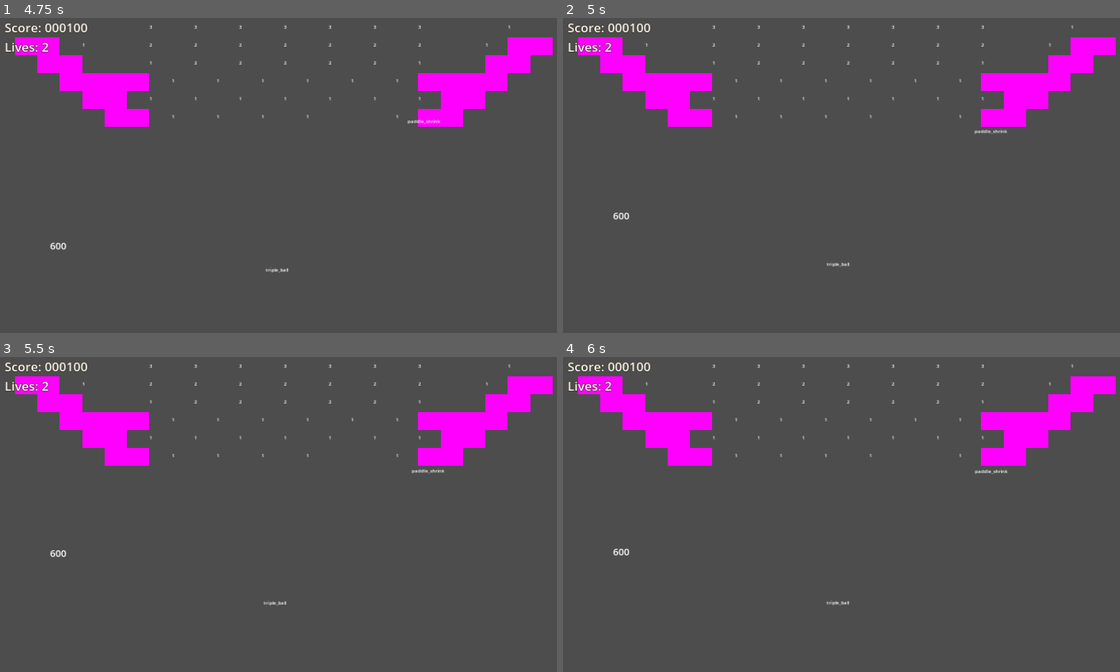
Above: before the commit, frames 1-4 (two rows, left to right).
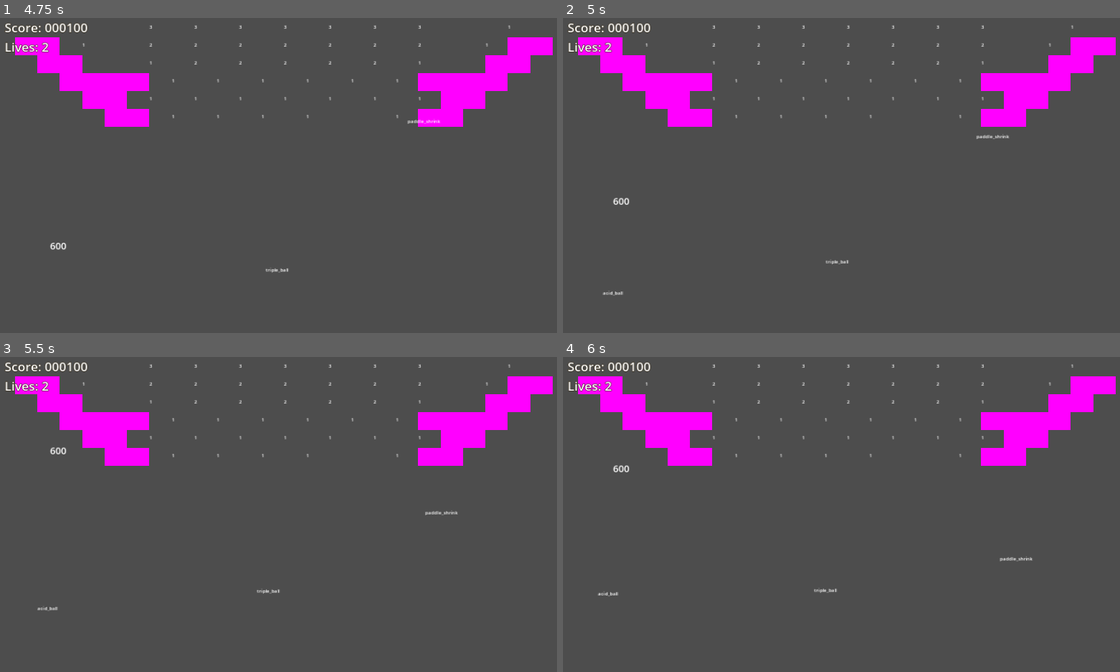
Above: after the commit, the same moments.

Repository: O-39889/brickout
Game: Godot game, scene res://scenes/main_level.tscn
Same seed, same stepped clock (60 frames per second), same inputs: the game is played once before the commit and once after it.
Inputs (mouse positions are in pixels of both pictures, inside the frame that each line leads up to):
- Up to frame 1 (4.75 s): tap Enter at 0.5 s; move the mouse to (317, 169) at 0.52 s; click (317, 169) at 0.67 s; move the mouse to (256, 172) at 1.27 s; click (256, 172) at 1.42 s; move the mouse to (300, 166) at 2.02 s; click (300, 166) at 2.17 s; move the mouse to (278, 175) at 2.77 s; click (278, 175) at 2.92 s; move the mouse to (328, 175) at 3.52 s; click (328, 175) at 3.67 s; tap F2 (debug_2) at 4.15 s; move the mouse to (239, 169) at 4.27 s; click (239, 169) at 4.42 s
- Up to frame 2 (5 s): tap F3 (debug_3) at 4.9 s
- Up to frame 3 (5.5 s): move the mouse to (289, 511) at 5.02 s; click (289, 511) at 5.17 s
- Up to frame 4 (6 s): move the mouse to (824, 505) at 5.77 s; click (824, 505) at 5.92 s

Frame 1 is identical in both runs. In frame 2, 0.3% of the frame differs, in the area x 7-81%, y 35-89%; in frame 3, 0.3%, in the area x 6-83%, y 28-81%; in frame 4, 0.3%.

Commit message:
Move the acid timer thing to the BallComponent???

Diff:
--- a/scenes/level.tscn
+++ b/scenes/level.tscn
@@ -5,12 +5,6 @@
 
 [node name="Level" type="Node2D"]
 script = ExtResource("1_uhvnp")
-
-[node name="Timers" type="Node" parent="."]
-
-[node name="AcidTimer" type="Timer" parent="Timers"]
-process_callback = 0
-one_shot = true
 
 [node name="Walls" type="Node2D" parent="."]
 metadata/_edit_lock_ = true
@@ -24,5 +18,3 @@
 
 [node name="WallTop" parent="Walls" groups=["walls"] instance=ExtResource("2_jn27y")]
 rotation = 3.14159
-
-[connection signal="timeout" from="Timers/AcidTimer" to="." method="_on_acid_timer_timeout"]
--- a/scenes/main_level.tscn
+++ b/scenes/main_level.tscn
@@ -15,7 +15,7 @@
 
 [node name="MainLevel" instance=ExtResource("1_fbwrt")]
 
-[node name="BrickComponent" parent="." index="2" instance=ExtResource("3_kuuje")]
+[node name="BrickComponent" parent="." index="1" instance=ExtResource("3_kuuje")]
 metadata/_edit_lock_ = true
 
 [node name="Brick" parent="BrickComponent" index="0" instance=ExtResource("4_xeb2x")]
@@ -205,12 +205,12 @@
 [node name="IndestructibleBrick8" parent="BrickComponent" index="55" instance=ExtResource("5_s0seo")]
 position = Vector2(1785, 120)
 
-[node name="PowerupComponent" parent="." index="3" instance=ExtResource("4_5blil")]
+[node name="PowerupComponent" parent="." index="2" instance=ExtResource("4_5blil")]
 metadata/_edit_lock_ = true
 
-[node name="BallComponent" parent="." index="4" instance=ExtResource("6_4tf2r")]
-
-[node name="GUI" type="CanvasLayer" parent="." index="5"]
+[node name="BallComponent" parent="." index="3" instance=ExtResource("6_4tf2r")]
+
+[node name="GUI" type="CanvasLayer" parent="." index="4"]
 script = ExtResource("6_ip4hg")
 
 [node name="Score" type="Label" parent="GUI" index="0"]
--- a/scripts/Ball.gd
+++ b/scripts/Ball.gd
@@ -129,17 +129,17 @@
 
 func handle_cloned(clones: Array[Ball]):
 	set_collision_mask_value(3, false);
-	collision_shape.debug_color = Color(Color.ALICE_BLUE, 0.420);
+	collision_shape.self_modulate = Color.BLACK;
 	for ball in clones:
 		ball.set_collision_mask_value(3, false);
-		ball.collision_shape.debug_color = Color(Color.ALICE_BLUE, 0.420);
+		ball.collision_shape.self_modulate = Color.BLACK;
 	get_tree().create_timer(BALL_RADIUS * 2 / target_speed).\
 		timeout.connect(func():
 			set_collision_mask_value(3, true);
-			collision_shape.debug_color = Color('0099b36b');
+			collision_shape.self_modulate = Color.WHITE;
 			for b in clones:
 				b.set_collision_mask_value(3, true)
-				b.collision_shape.debug_color = Color('0099b36b'));
+				b.collision_shape.self_modulate = Color.WHITE);
 
 
 # that started to look worse somehow
--- a/scripts/Level.gd
+++ b/scripts/Level.gd
@@ -2,7 +2,6 @@
 
 
 const BALL_LIMIT : int = 20;
-const ACID_TIME : float = 20.0;
 const BARRIER_PACKED : PackedScene = preload("res://scenes/Barrier.tscn");
 const BALL_PACKED : PackedScene = preload('res://scenes/Ball.tscn');
 const PADDLE_PACKED : PackedScene = preload("res://scenes/Paddle.tscn");
@@ -31,9 +30,7 @@
 var brick_component: Node2D;
 var powerup_component: Node2D;
 var ball_component: Node2D;
-# TODO: move to balls instead? idk lol might need to delegate it to somewhere else
-# bc i wanna have a single common timer for acid bawls
-@onready var timer_acid : Timer = find_child("AcidTimer");
+
 
 @onready var current_ball_speed_idx : Ball.BallSpeed = Ball.BallSpeed.BALL_SPEED_NORMAL;
 
@@ -150,18 +147,13 @@
 			paddle.position - Vector2(0, 69));
 	if event.is_action_pressed("debug_2"):
 		powerup_component._request_powerup('triple_ball',
-			paddle.position - Vector2(0, 69))
+			paddle.position - Vector2(0, 69));
 	if event.is_action_pressed('debug_3'):
-		Engine.time_scale = 1.0 / 60;
+		powerup_component._request_powerup('acid_ball',
+			paddle.position - Vector2(0, 69));
 	if event.is_action_pressed('debug_4'):
 		Engine.time_scale = 1.0;
 
 
 func _on_barrier_hit():
 	barrier = null;
-
-
-func _on_acid_timer_timeout():
-	for b in get_tree().get_nodes_in_group(&'balls'):
-		if b.state == Ball.BallState.Acid:
-			b.state = Ball.BallState.Normal;
--- a/scripts/level_components/ball_component.gd
+++ b/scripts/level_components/ball_component.gd
@@ -1,4 +1,7 @@
 extends Node2D;
+
+
+const ACID_TIME : float = 20.0;
 
 
 # Key: string, two concatenated instance ids,
@@ -8,12 +11,27 @@
 var collisions : Dictionary = {};
 var level;
 var audio_players : Array[AudioStreamPlayer2D];
+@onready var acid_timer : Timer = (func():
+	var t : Timer = Timer.new();
+	t.autostart = false;
+	t.one_shot = true;
+	t.wait_time = ACID_TIME;
+	add_child(t)
+	return t).call();
 
 
 func _ready():
-	audio_players.assign(get_children());
+	audio_players.assign(get_children().filter(func(a): return a is AudioStreamPlayer2D));
 	Ball.reset_target_speed();
 	EventBus.ball_collision.connect(handle_collision);
+	acid_timer.timeout.connect(_on_acid_timer_timeout);
+	EventBus.ball_lost.connect(_on_ball_lost);
+
+
+func enable_acid():
+	for b : Ball in get_tree().get_nodes_in_group(&'balls'):
+		b.state = Ball.BallState.Acid;
+	Globals.start_or_extend_timer(acid_timer, ACID_TIME);
 
 
 func handle_collision(b1: Ball, b2: Ball):
@@ -52,9 +70,24 @@
 	b2.velocity = v2_new;
 
 
-
 func _physics_process(delta):
 	for k in collisions:
 		collisions[k] -= 1;
 		if collisions[k] == 0:
 			collisions.erase(k);
+
+
+func _on_acid_timer_timeout():
+	for ball : Ball in get_tree().get_nodes_in_group(&'balls'):
+		if ball.state == Ball.BallState.Acid:
+			ball.state = Ball.BallState.Normal;
+
+
+func _on_ball_lost(_ball: Ball):
+	await get_tree().physics_frame;
+	if get_tree().get_nodes_in_group(&'balls').any(
+		func(b): return b.state == Ball.BallState.Acid):
+			return;
+	else:
+		# reset the acid timer ig
+		acid_timer.stop();
--- a/scripts/level_components/powerup_component.gd
+++ b/scripts/level_components/powerup_component.gd
@@ -187,10 +187,11 @@
 			for b in get_tree().get_nodes_in_group(&'balls'):
 				b.state = Ball.BallState.Fire;
 		&'acid_ball':
-			for b in get_tree().get_nodes_in_group(&'balls'):
-				b.state = Ball.BallState.Acid;
-			# probably move to somewhere else
-			Globals.start_or_extend_timer(level.timer_acid, level.ACID_TIME);
+			level.ball_component.enable_acid();
+			#for b in get_tree().get_nodes_in_group(&'balls'):
+				#b.state = Ball.BallState.Acid;
+			## probably move to somewhere else
+			#Globals.start_or_extend_timer(level.timer_acid, level.ACID_TIME);
 		&'finish_level':
 			print('Win!');
 		# NEUTRAL
